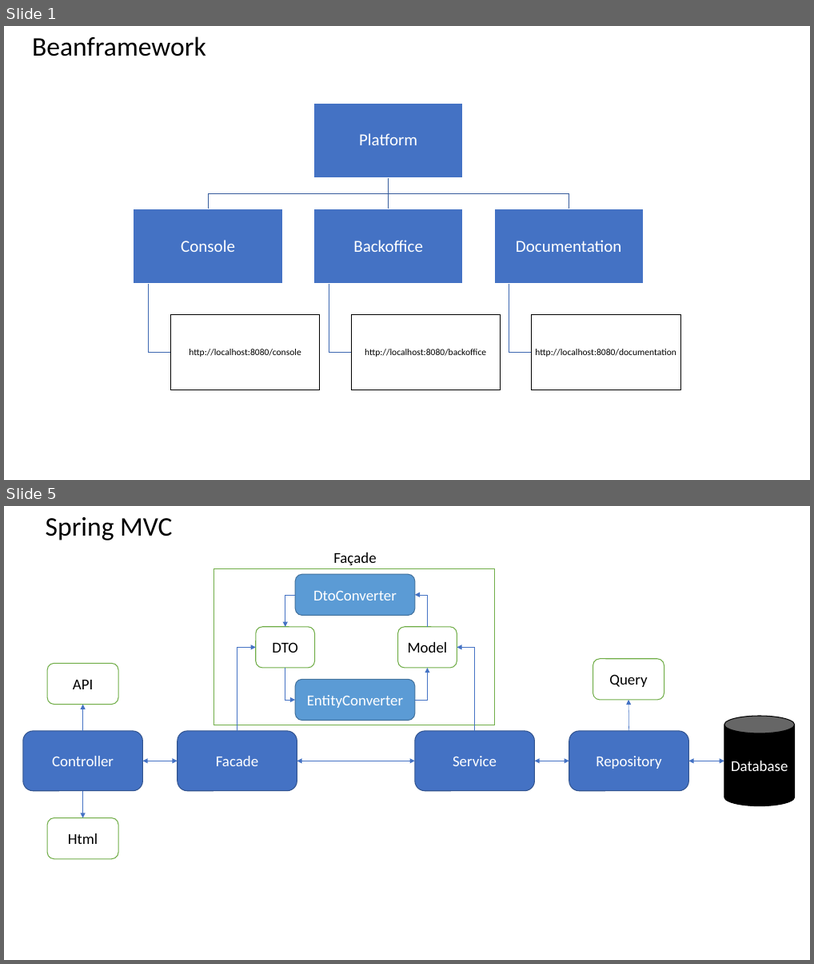
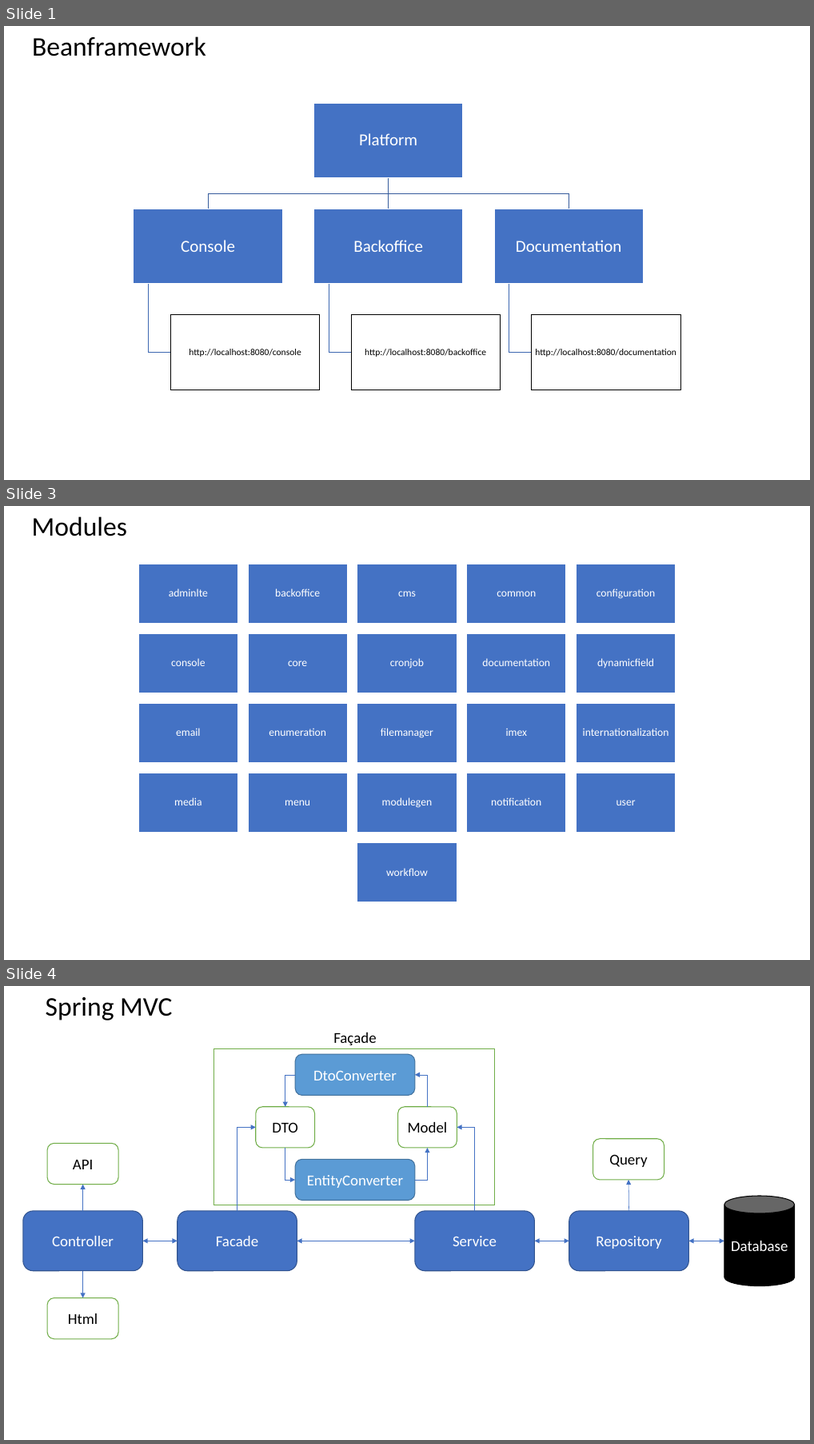
Before and after one commit to williamtanws/beanframework, a slide deck: Architecture.pptx. Shown one above the other, each under a label of ours: slides 1 and 5 before the commit, slides 1, 3 and 4 after it; the slides between them are not shown. The pictures are 814x964 and 814x1444 pixels, drawn with LibreOffice and Linux fonts; fonts in the diff are those of the drawing. Boxes give left, top, right and bottom in pixels: in the first picture for what was removed or moved away, otherwise in the second. Text is boxed around its words. In the diff, an @@ line names an element or a change of style, - is before the commit and + after.

```diff
--- a/Architecture.pptx
+++ b/Architecture.pptx
@@ slide 3 added at (x1=4, y1=506, x2=810, y2=960), background #FFFFFF @@
@@ text added at (x1=32, y1=516, x2=127, y2=536), 32 pt, text #000000 @@
+Modules
@@ group added at (x1=139, y1=564, x2=675, y2=902): 21 rectangles, 21 texts @@
+adminlte
+backoffice
+cms
+common
+configuration
+console
+core
+cronjob
+documentation
+dynamicfield
+email
+enumeration
+filemanager
+imex
+internationalization
+media
+menu
+modulegen
+notification
+user
+workflow
@@ what was slide 5 is now slide 4 @@
```
Also in this commit, not shown: 2 slides changed, 1 other slide added, 1 slide removed.
